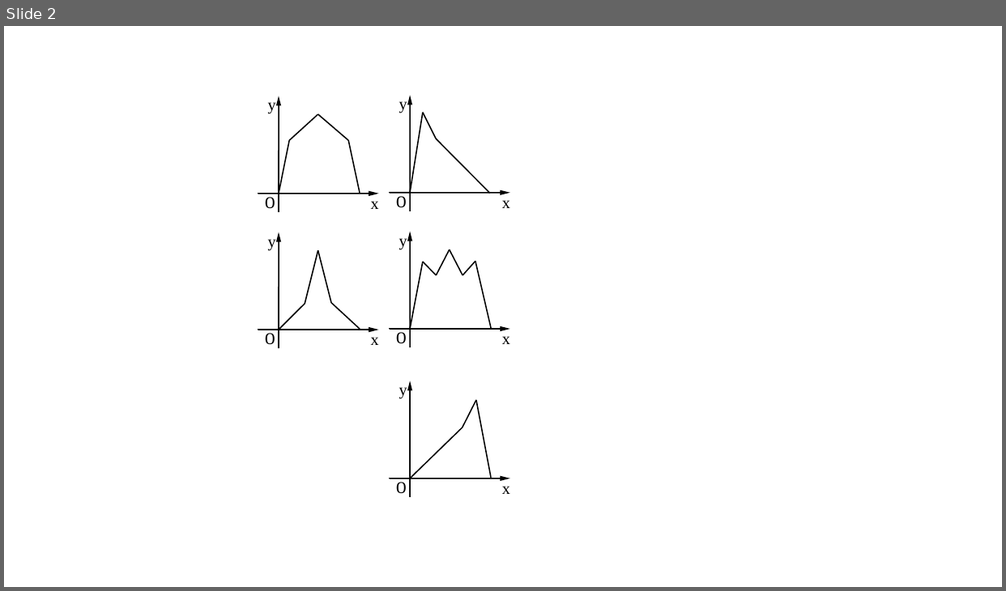
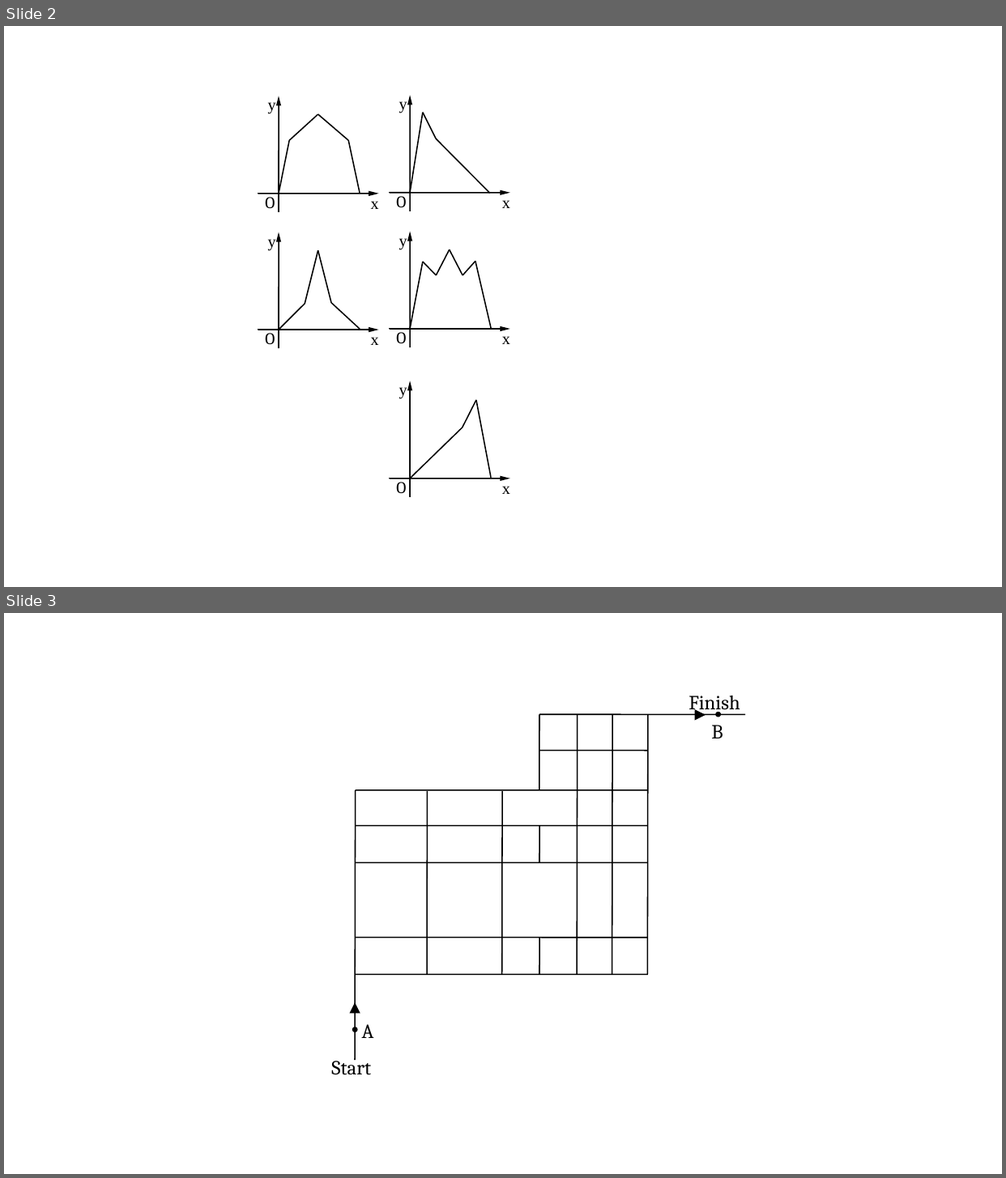
Before and after one commit to zz-zye/suneng, a slide deck: 1994/1994.odp. Shown one above the other, each under a label of ours: slide 2 before the commit, slides 2 and 3 after it. The pictures are 1006x591 and 1006x1178 pixels, drawn with LibreOffice and Linux fonts; fonts in the diff are those of the drawing. Boxes give left, top, right and bottom in pixels: in the first picture for what was removed or moved away, otherwise in the second. Text is boxed around its words. In the diff, an @@ line names an element or a change of style, - is before the commit and + after.

```diff
--- a/1994/1994.odp
+++ b/1994/1994.odp
@@ slide 3 added at (4, 613, 1002, 1174), background #FFFFFF @@
@@ text added at (688, 696, 740, 713), 16 pt, text #000000 @@
+Finish
@@ line added from (539, 714) to (746, 714), #000000 0.99 pt @@
@@ line added from (539, 790) to (539, 714), #000000 0.99 pt @@
@@ line added from (577, 974) to (577, 714), #000000 0.99 pt @@
@@ line added from (612, 974) to (612, 714), #000000 0.99 pt @@
@@ line added from (648, 974) to (648, 714), #000000 0.99 pt @@
@@ triangle added at (695, 710, 705, 721), fill #000000 @@
@@ text added at (711, 725, 722, 739), 16 pt, text #000000 @@
+B
@@ ellipse added at (716, 712, 721, 717), fill #000000 @@
@@ line added from (539, 751) to (648, 751), #000000 0.99 pt @@
@@ line added from (355, 1060) to (356, 790), #000000 0.99 pt @@
@@ line added from (356, 790) to (648, 790), #000000 0.99 pt @@
@@ line added from (427, 974) to (427, 791), #000000 0.99 pt @@
@@ line added from (502, 974) to (502, 791), #000000 0.99 pt @@
@@ line added from (356, 826) to (648, 826), #000000 0.99 pt @@
@@ line added from (539, 863) to (539, 826), #000000 0.99 pt @@
@@ line added from (356, 863) to (648, 863), #000000 0.99 pt @@
@@ line added from (356, 938) to (648, 938), #000000 0.99 pt @@
@@ line added from (539, 974) to (539, 938), #000000 0.99 pt @@
@@ line added from (356, 974) to (648, 974), #000000 0.99 pt @@
@@ triangle added at (350, 1003, 360, 1014), fill #000000 @@
@@ text added at (362, 1024, 374, 1038), 16 pt, text #000000 @@
+A
@@ ellipse added at (352, 1028, 358, 1033), fill #000000 @@
@@ text added at (331, 1057, 371, 1076), 16 pt, text #000000 @@
+Start
```
Also in this commit, not shown: 2 other files.
